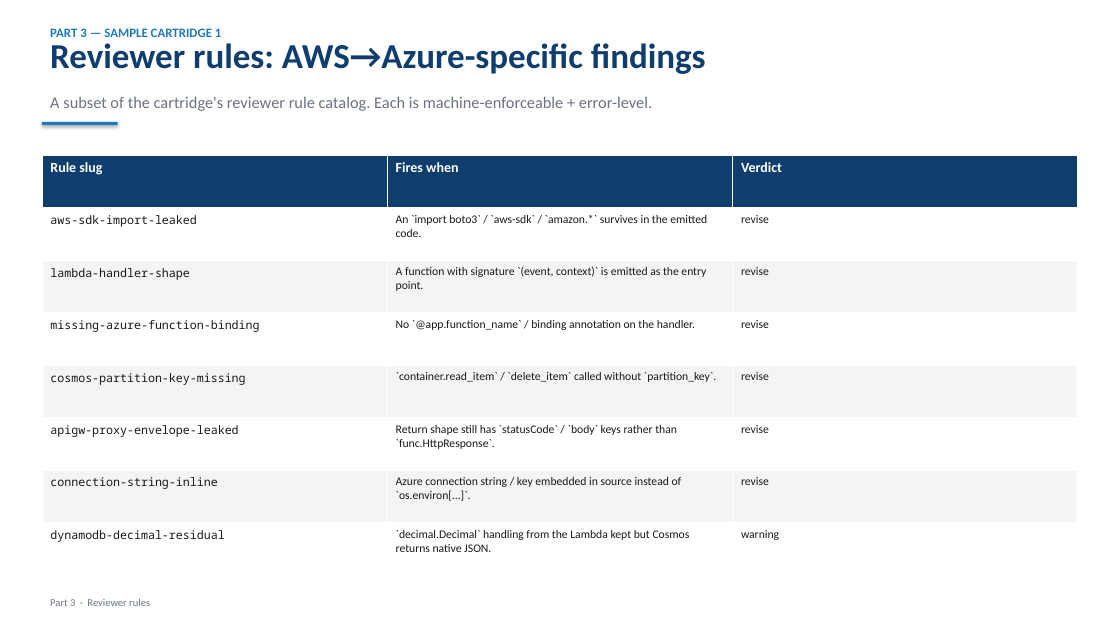
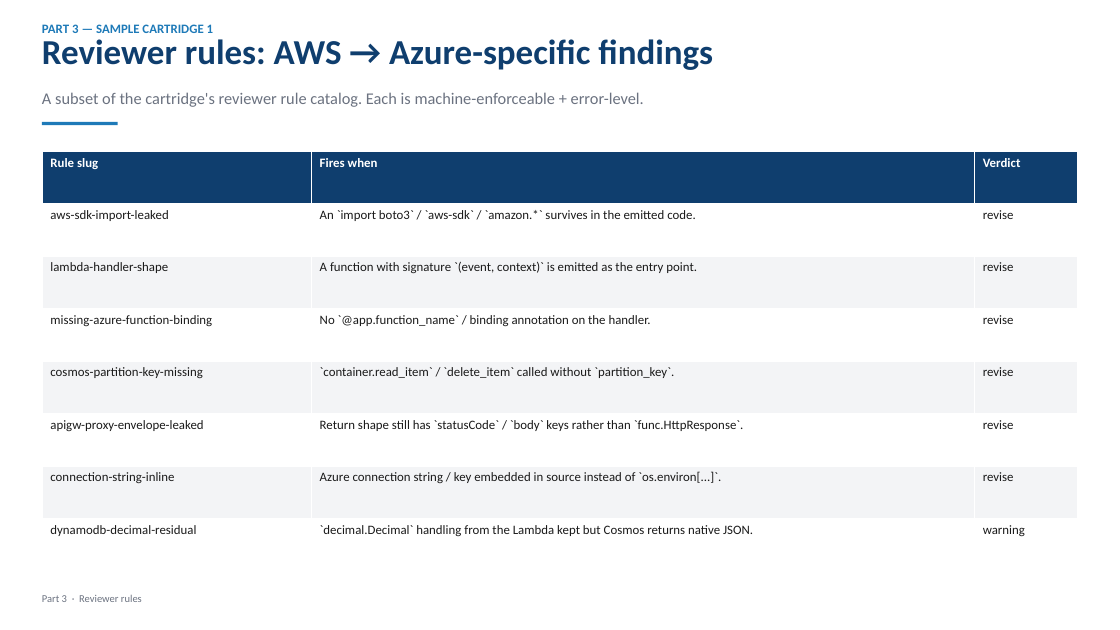
Before and after one commit to cwijayasundara/legacy_mod_maf_v2, a slide deck: slide 24 of docs/design_deck.pptx (slide 19 before the commit). Drawn at 1120x630 pixels with LibreOffice and Linux fonts; fonts in the diff are those of the drawing. Boxes give left, top, right and bottom in pixels: in the first picture for what was removed or moved away, otherwise in the second. Text is boxed around its words. In the diff, an @@ line names an element or a change of style, - is before the commit and + after.

```diff
--- a/docs/design_deck.pptx
+++ b/docs/design_deck.pptx
@@ text "PART 3 — SAMPLE CARTRIDGE ...": place and size @@
-text "PART 3 — SAMPLE CARTRIDGE ..." at <box>50,28,221,37</box>
+text "PART 3 — SAMPLE CARTRIDGE ..." at <box>42,24,213,33</box>
@@ text at <box>42,39,713,70</box>: spaces changed @@
-Reviewer rules: AWS→Azure-specific findings
+Reviewer rules: AWS → Azure-specific findings
@@ text "A subset of the cartridge's ...": place and size @@
-text "A subset of the cartridge's ..." at <box>50,96,652,111</box>
+text "A subset of the cartridge's ..." at <box>42,92,644,107</box>
@@ rectangle at <box>42,122,118,125</box>: shadow off @@
@@ table at <box>42,151,1078,571</box> @@
@@ size 12 to 11 pt in "Rule slug", "Fires when", "Verdict" @@
@@ size 10 to 11 pt @@
@@ font Noto Sans Mono to Calibri in "aws-sdk-import-leaked", "lambda-handler-shape", "missing-azure-function-binding", "cosmos-partition-key-missing" and 3 more places @@
@@ table: place and size @@
-table at <box>42,155,1078,576</box>
+table at <box>42,151,1078,571</box>
@@ text "Part 3 · Reviewer rules": place and size @@
-text "Part 3 · Reviewer rules" at <box>50,599,150,606</box>
+text "Part 3 · Reviewer rules" at <box>42,595,142,602</box>
```
Also in this commit, not shown: 27 other slides changed, 9 slides added, 3 slides removed, 1 other file.
